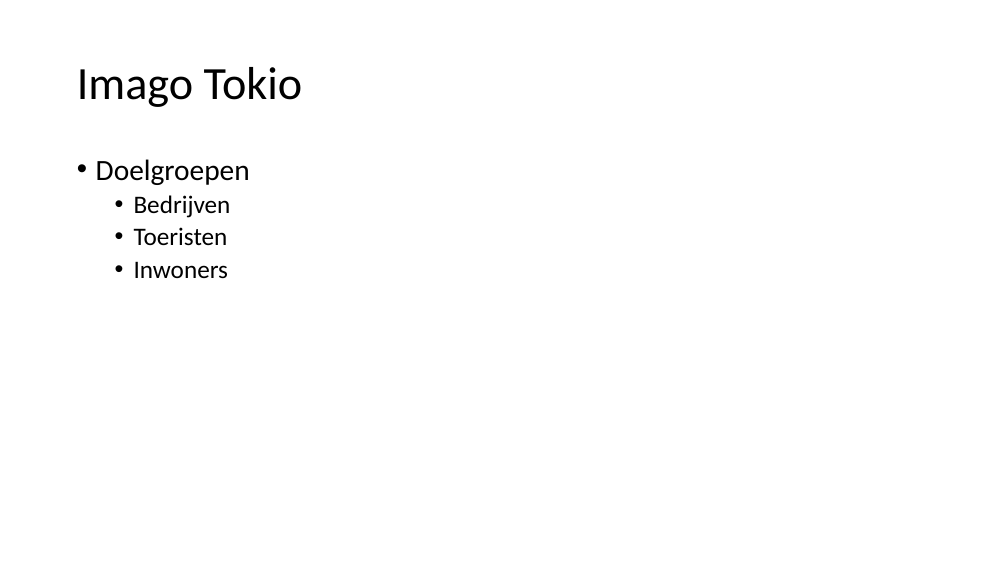
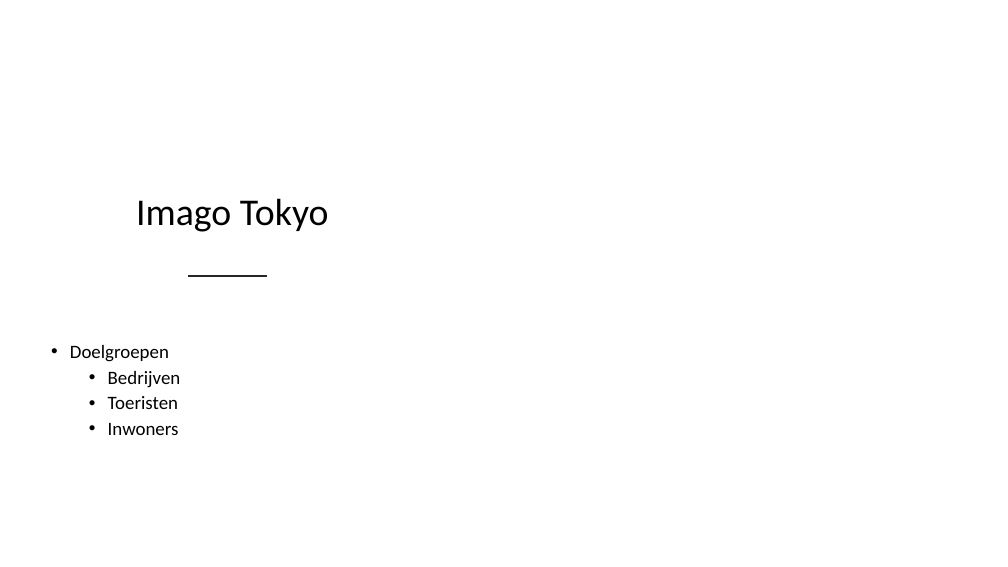
Before and after one commit to SemPlasmeijer/minor-portfolio, a slide deck: slide 3 of onderzoek-bestanden-etc/CityMarketing/ImagoOnderzoek.pptx (slide 4 before the commit). Drawn at 1008x567 pixels with LibreOffice and Linux fonts; fonts in the diff are those of the drawing; background and template pictures are left out. Boxes give left, top, right and bottom in pixels: in the first picture for what was removed or moved away, otherwise in the second. Text is boxed around its words. In the diff, an @@ line names an element or a change of style, - is before the commit and + after.

```diff
--- a/onderzoek-bestanden-etc/CityMarketing/ImagoOnderzoek.pptx
+++ b/onderzoek-bestanden-etc/CityMarketing/ImagoOnderzoek.pptx
@@ freeform shape added at [0,82,498,567], fill #FFFFFF at 75% opacity @@
@@ title at [136,198,329,232]: text changed; size 44 to 36 pt @@
-Imago Tokio
+Imago Tokyo
@@ text "Doelgroepen": place and size @@
-text "Doelgroepen" at [96,159,250,279]
+text "Doelgroepen" at [70,345,181,435]
@@ text "Doelgroepen" at [70,345,181,435]: size 28 to 18 pt in "Doelgroepen"; size 24 to 18 pt in "Bedrijven", "Toeristen", "Inwoners"; vertical alignment top to middle @@
@@ line added from (189, 276) to (266, 276), #262626 2 pt @@
```
Also in this commit, not shown: 1 other slide changed, 5 slides added, 5 slides removed.
